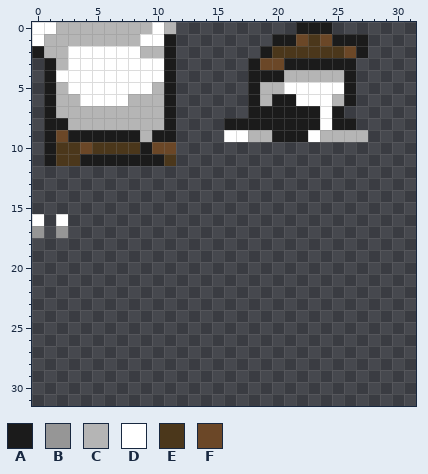
Pixel-art sprite -- assets/textures/player.png. Above is the file before it was changed.
The file is 32x32 pixels.
Palette (. is transparent): A #1b1b1b  B #969696  C #b5b5b5  D #ffffff  E #4b371b  F #6b4727
Pixels before, first column x 0:
 0 DDCCCCCCCCDC..........AAA...
 1 DCCCCCCCCDDA........AAFEFAAA
 2 ACCDDDDDDCCA.......AEEEEEEFA
 3 .ACDDDDDDDDA......AFFAAAAAA.
 4 .ADDDDDDDDDA......AAACCCCCA.
 5 .ACDDDDDDDCA......ACCDDDDDA.
 6 .ACCDDDDCCCA......ACAADDDCA.
 7 .ACCCCCCCCCA......AAAAAADA..
 8 .AACCCCCCCCA....AAAAAAAADAA.
 9 .AFAAAAAACAA....DDCCAAADCCCC
10 .AEEFEEEEAFF................
11 .AEEAAAAAAAE................
12 ............................
13 ............................
14 ............................
15 ............................
16 D.D.........................
17 B.B.........................
New version:
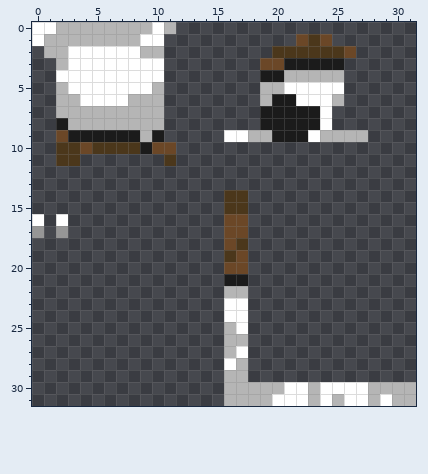
What changed:
y 0: x 22..24 AAA -> ...
y 1: x 11 A -> .; x 20..21 AA -> ..; x 25..27 AAA -> ...
y 2: x 0 A -> .; x 11 A -> .; x 19 A -> .; x 27 A -> .
y 3..6: x 1 A -> .; x 11 A -> .; x 18 A -> .; x 26 A -> .
y 7: x 1 A -> .; x 11 A -> .; x 18 A -> .; x 25 A -> .
y 8: x 1 A -> .; x 11 A -> .; x 16..18 AAA -> ...; x 25..26 AA -> ..
y 9: x 1 A -> .; x 11 A -> .
y 10: x 1 A -> .
y 11: x 1 A -> .; x 4..10 AAAAAAA -> .......
y 14..15: x 16..17 .. -> EE
y 16..17: x 16..17 .. -> FF
y 18: x 16..17 .. -> FE
y 19: x 16..17 .. -> EF
y 20: x 16..17 .. -> FF
y 21: x 16..17 .. -> AA
y 22: x 16..17 .. -> CC
y 23..24: x 16..17 .. -> DD
y 25: x 16..17 .. -> CD
y 26: x 16..17 .. -> CC
y 27: x 16..17 .. -> CD
y 28: x 16..17 .. -> DC
y 29: x 16..17 .. -> CC
y 30: x 16..31 ................ -> CCCCCDDCDDDDCCCC
y 31: x 16..31 ................ -> CCCCDDDCDCDDCDCC
